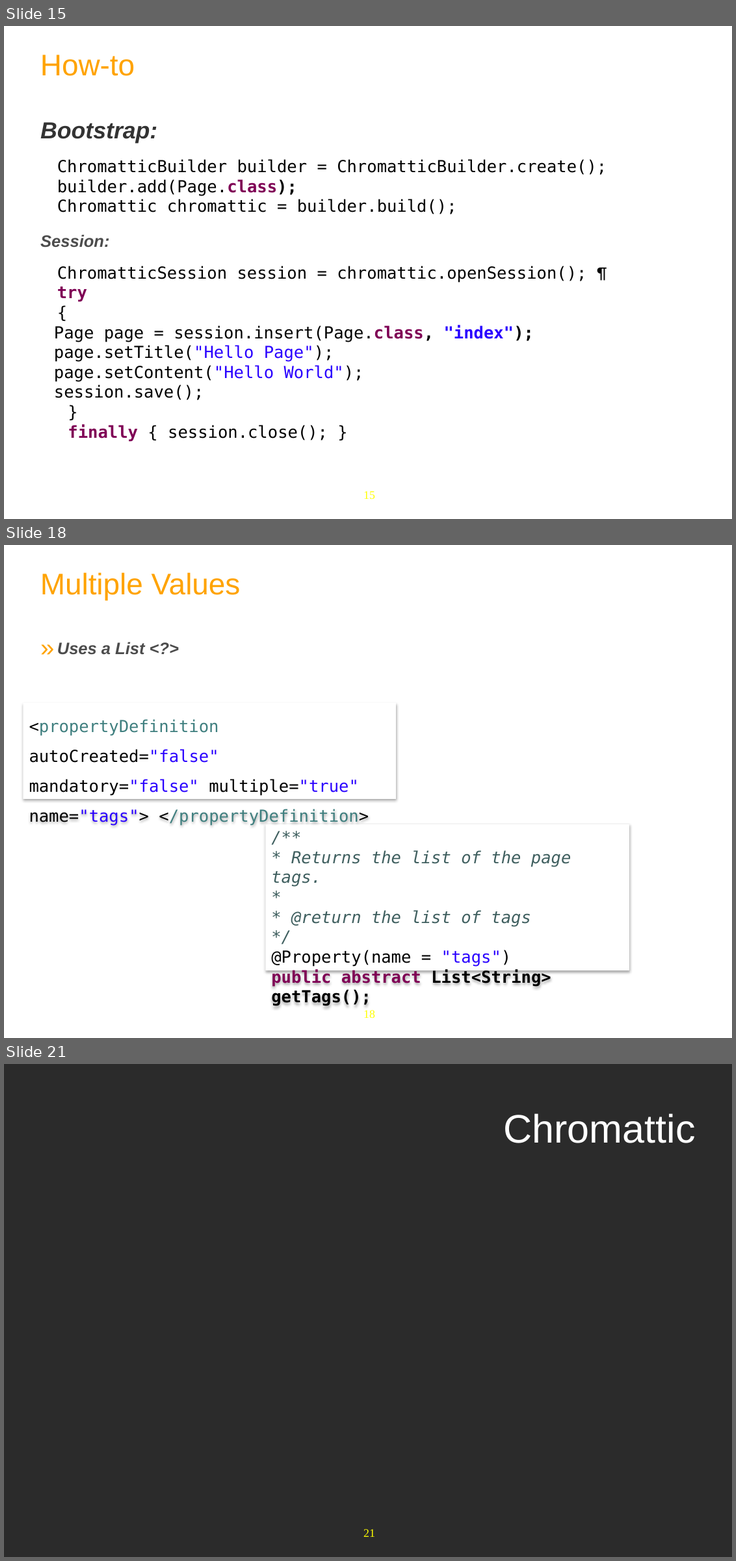
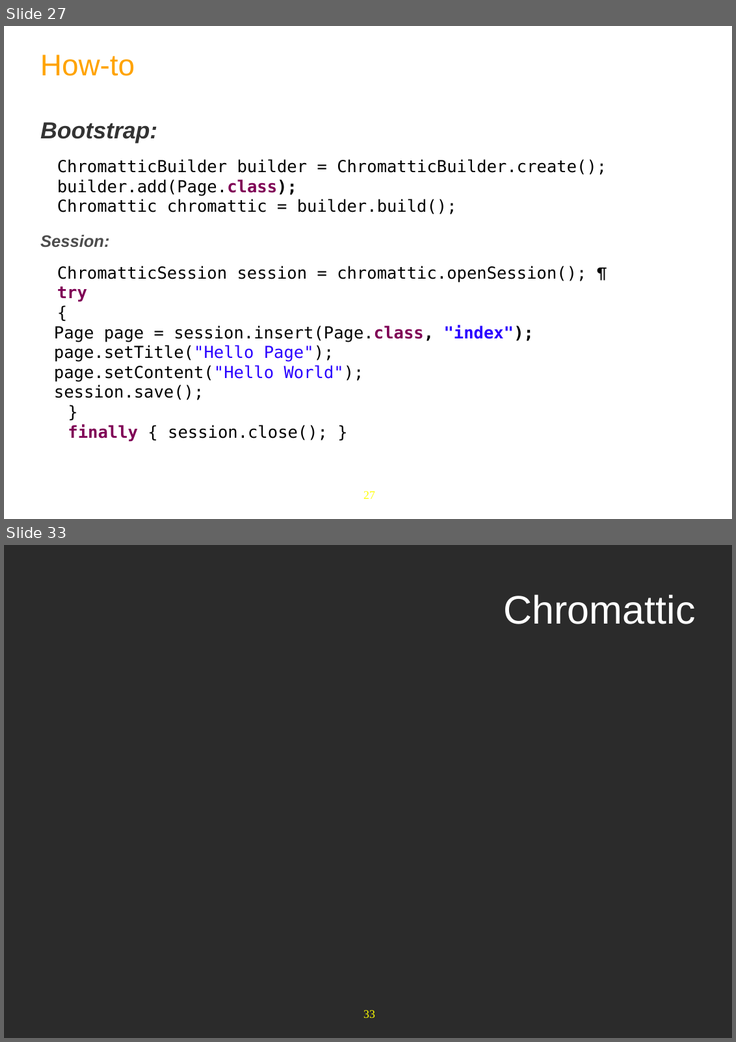
Before and after one commit to anhvurz90/training, a slide deck: slides/exo-developer/en/370-Chromattic-XDev-en.pptx. Shown one above the other, each under a label of ours: slides 15, 18 and 21 before the commit, slides 27 and 33 after it; the slides between them are not shown. The pictures are 736x1561 and 736x1042 pixels, drawn with LibreOffice and Linux fonts; fonts in the diff are those of the drawing; background and template pictures are left out; a plain dark background stands for a picture behind light text. Boxes give left, top, right and bottom in pixels: in the first picture for what was removed or moved away, otherwise in the second. Text is boxed around its words. In the diff, an @@ line names an element or a change of style, - is before the commit and + after.

```diff
--- a/slides/exo-developer/en/370-Chromattic-XDev-en.pptx
+++ b/slides/exo-developer/en/370-Chromattic-XDev-en.pptx
@@ slide 18 removed at (x1=4, y1=545, x2=732, y2=1038), background #FFFFFF; not listed: 1 template element that a slide beside it also shows @@
@@ text removed at (x1=40, y1=572, x2=241, y2=600) @@
-Multiple Values
@@ text removed at (x1=57, y1=642, x2=144, y2=655) @@
-» Uses a List <?>
@@ rectangle removed at (x1=23, y1=703, x2=396, y2=800) @@
-<propertyDefinition autoCreated="false" mandatory="false" multiple="true" name="tags"> </propertyDefinition>
@@ rectangle removed at (x1=265, y1=825, x2=629, y2=971) @@
-/**
-* Returns the list of the page tags.
-*
-* @return the list of tags
-*/
-@Property(name = "tags")
-public abstract List<String> getTags();
@@ what was slide 15 is now slide 27 @@
@@ page number at (x1=363, y1=491, x2=375, y2=499): text changed @@
-15
+27
@@ what was slide 21 is now slide 33 @@
@@ page number at (x1=363, y1=1010, x2=375, y2=1018): text changed @@
-21
+33
```
Also in this commit, not shown: 10 slides changed, 15 slides added, 2 other slides removed, 1 other file.
